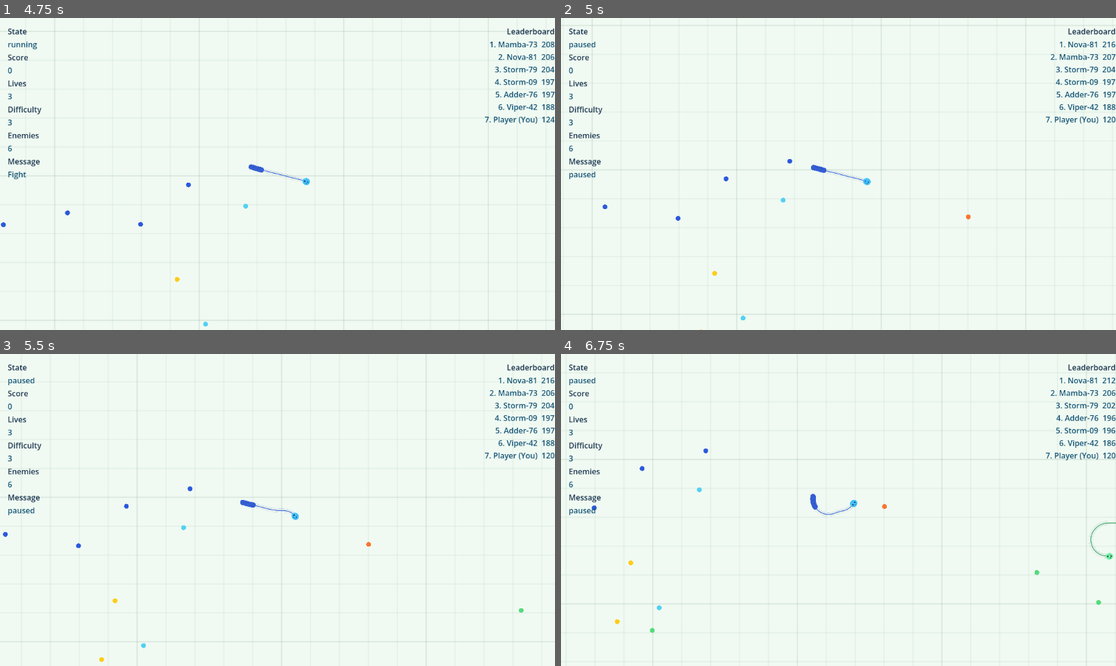
Above: before the commit, frames 1-4 (two rows, left to right).
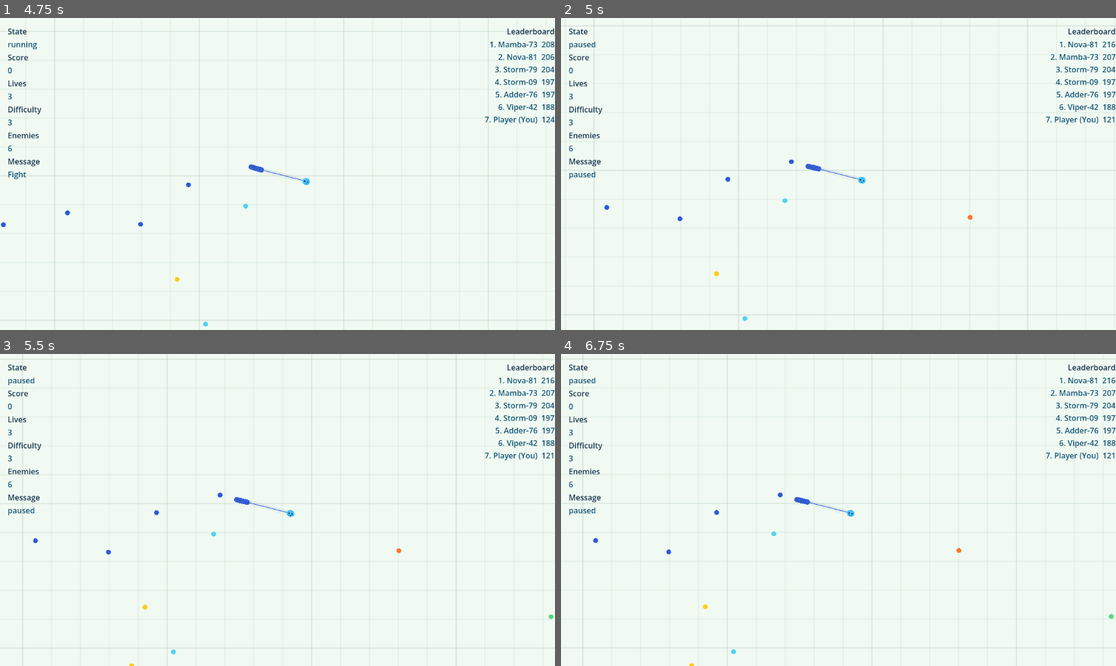
Above: after the commit, the same moments.

Repository: Jlu-waterbrother/snake_combat
Game: Godot game, scene res://scenes/main/main.tscn
Same seed, same stepped clock (60 frames per second), same inputs: the game is played once before the commit and once after it.
Inputs (mouse positions are in pixels of both pictures, inside the frame that each line leads up to):
- Up to frame 1 (4.75 s): click "Start Match" at 0.5 s; tap Enter at 1.25 s; move the mouse to (399, 158) at 1.27 s; hold D (turn_right) 1.28-2 s; hold Shift (boost) 1.28-2 s; click (399, 158) at 1.42 s; drag from (166, 189) to (310, 170) at 2.02 s; move the mouse to (333, 105) at 2.77 s; hold D (turn_right) 2.78-3.5 s; hold Shift (boost) 2.78-3.5 s; click (333, 105) at 2.92 s; drag from (249, 236) to (338, 189) at 3.52 s; move the mouse to (444, 220) at 4.27 s; hold A (turn_left) from 4.28 s (still down); hold Shift (boost) from 4.28 s (still down); click (444, 220) at 4.42 s
- Up to frame 2 (5 s): keep holding A (turn_left); keep holding Shift (boost); tap Escape (pause) at 4.9 s
- Up to frame 3 (5.5 s): release A (turn_left) at 5 s; release Shift (boost) at 5 s; drag from (111, 463) to (155, 609) at 5.02 s
- Up to frame 4 (6.75 s): move the mouse to (866, 510) at 5.77 s; hold A (turn_left) 5.78-6.5 s; hold Shift (boost) 5.78-6.5 s; click (866, 510) at 5.92 s; drag from (755, 432) to (644, 563) at 6.52 s

Frame 1 is identical in both runs. In frame 2, 0.2% of the frame differs, in the area x 5-100%, y 2-100%; in frame 3, 0.5%; in frame 4, 1.0%, in the area x 0-100%, y 1-100%.

Commit message:
移动端操作修复

Diff:
--- a/scripts/main/main.gd
+++ b/scripts/main/main.gd
@@ -11,14 +11,67 @@
 func _ready() -> void:
 	process_mode = Node.PROCESS_MODE_ALWAYS
 	_enforce_mobile_landscape_orientation()
+	_install_mobile_web_landscape_lock()
 	hud.bind_world(world)
 	hud.start_match_requested.connect(_on_start_match_requested)
 	_configure_pre_match_skin_selection()
 
 func _enforce_mobile_landscape_orientation() -> void:
-	if not DisplayServer.is_touchscreen_available():
+	if not _is_touch_controls_environment():
+		return
+	var os_name: String = OS.get_name()
+	if os_name != "Android" and os_name != "iOS":
 		return
 	DisplayServer.screen_set_orientation(DisplayServer.SCREEN_SENSOR_LANDSCAPE)
+
+func _install_mobile_web_landscape_lock() -> void:
+	if OS.get_name() != "Web":
+		return
+	if not _is_touch_controls_environment():
+		return
+	JavaScriptBridge.eval(
+		"""(function () {
+			if (window.__snakeCombatLandscapeHookInstalled) {
+				return;
+			}
+			window.__snakeCombatLandscapeHookInstalled = true;
+			const tryLockLandscape = async () => {
+				try {
+					if (!document.fullscreenElement && document.documentElement.requestFullscreen) {
+						await document.documentElement.requestFullscreen();
+					}
+				} catch (_err) {}
+				try {
+					if (screen.orientation && screen.orientation.lock) {
+						await screen.orientation.lock('landscape');
+					}
+				} catch (_err) {}
+			};
+			document.addEventListener('touchstart', tryLockLandscape, { passive: true });
+			document.addEventListener('pointerdown', tryLockLandscape, { passive: true });
+			document.addEventListener('visibilitychange', function () {
+				if (!document.hidden) {
+					tryLockLandscape();
+				}
+			});
+		}());""",
+		true
+	)
+
+func _is_touch_controls_environment() -> bool:
+	if DisplayServer.is_touchscreen_available():
+		return true
+	if OS.has_feature("mobile"):
+		return true
+	if OS.get_name() != "Web":
+		return false
+	var web_touch_value: Variant = JavaScriptBridge.eval(
+		"('ontouchstart' in window) || ((navigator.maxTouchPoints || 0) > 0) || ((window.matchMedia && window.matchMedia('(pointer: coarse)').matches) || false)",
+		true
+	)
+	if web_touch_value is bool:
+		return web_touch_value
+	return false
 
 func _unhandled_input(event: InputEvent) -> void:
 	if event.is_action_pressed("pause"):
@@ -26,6 +79,10 @@
 
 func _toggle_pause() -> void:
 	_is_paused = not _is_paused
+	if _is_paused:
+		Input.action_release("turn_left")
+		Input.action_release("turn_right")
+		Input.action_release("boost")
 	world.set_pause_state(_is_paused)
 	get_tree().paused = _is_paused
 
--- a/scripts/managers/snake_manager.gd
+++ b/scripts/managers/snake_manager.gd
@@ -80,6 +80,8 @@
 	_rng.randomize()
 
 func _physics_process(delta: float) -> void:
+	if get_tree().paused:
+		return
 	_update_invincibility(delta)
 	_update_enemy_ai(delta)
 	_check_world_bounds()
--- a/scripts/snake/player_snake.gd
+++ b/scripts/snake/player_snake.gd
@@ -94,6 +94,8 @@
 func _physics_process(delta: float) -> void:
 	if _is_dead:
 		return
+	if get_tree().paused:
+		return
 
 	var base_speed_raw: float = _config_number("base_speed", default_base_speed)
 	var boost_speed_raw: float = _config_number("boost_speed", default_boost_speed)
@@ -246,10 +248,25 @@
 func _uses_desktop_mouse_controls() -> bool:
 	if not enable_desktop_mouse_controls:
 		return false
-	if DisplayServer.is_touchscreen_available():
+	if _is_touch_controls_environment():
 		return false
 	var os_name: String = OS.get_name()
 	return os_name != "Android" and os_name != "iOS"
+
+func _is_touch_controls_environment() -> bool:
+	if DisplayServer.is_touchscreen_available():
+		return true
+	if OS.has_feature("mobile"):
+		return true
+	if OS.get_name() != "Web":
+		return false
+	var web_touch_value: Variant = JavaScriptBridge.eval(
+		"('ontouchstart' in window) || ((navigator.maxTouchPoints || 0) > 0) || ((window.matchMedia && window.matchMedia('(pointer: coarse)').matches) || false)",
+		true
+	)
+	if web_touch_value is bool:
+		return web_touch_value
+	return false
 
 func _coiling_contraction_factor(turn_amount: float) -> float:
 	var threshold: float = clamp(coiling_turn_threshold, 0.0, 0.99)
--- a/scripts/ui/hud.gd
+++ b/scripts/ui/hud.gd
@@ -79,10 +79,7 @@
 	_control_uses_mouse.clear()
 	control_select.clear()
 
-	var os_name: String = OS.get_name()
-	var has_touchscreen: bool = DisplayServer.is_touchscreen_available()
-	var force_touch_controls: bool = os_name == "Android" or os_name == "iOS" or (os_name == "Web" and has_touchscreen)
-	if force_touch_controls:
+	if _is_touch_controls_environment():
 		control_select.add_item("Touch")
 		_control_uses_mouse.append(false)
 		control_select.disabled = true
@@ -227,3 +224,18 @@
 	control.add_theme_color_override("font_pressed_color", base_color.darkened(0.12))
 	control.add_theme_color_override("font_focus_color", base_color)
 	control.add_theme_color_override("font_disabled_color", base_color.darkened(0.35))
+
+func _is_touch_controls_environment() -> bool:
+	if DisplayServer.is_touchscreen_available():
+		return true
+	if OS.has_feature("mobile"):
+		return true
+	if OS.get_name() != "Web":
+		return false
+	var web_touch_value: Variant = JavaScriptBridge.eval(
+		"('ontouchstart' in window) || ((navigator.maxTouchPoints || 0) > 0) || ((window.matchMedia && window.matchMedia('(pointer: coarse)').matches) || false)",
+		true
+	)
+	if web_touch_value is bool:
+		return web_touch_value
+	return false
--- a/scripts/ui/mobile_controls.gd
+++ b/scripts/ui/mobile_controls.gd
@@ -15,24 +15,35 @@
 var _pressed_left: bool = false
 var _pressed_right: bool = false
 var _pressed_boost: bool = false
+var _mouse_joystick_active: bool = false
+var _mouse_boost_active: bool = false
 
 func _ready() -> void:
-	_controls_enabled = DisplayServer.is_touchscreen_available()
+	_controls_enabled = _is_touch_controls_environment()
 	visible = _controls_enabled
 	_reset_knob()
 
-func _unhandled_input(event: InputEvent) -> void:
+func _input(event: InputEvent) -> void:
 	if not _controls_enabled:
+		return
+	if get_tree().paused:
 		return
 
 	if event is InputEventScreenTouch:
 		_handle_screen_touch(event)
 	elif event is InputEventScreenDrag:
 		_handle_screen_drag(event)
+	elif event is InputEventMouseButton:
+		_handle_mouse_button(event)
+	elif event is InputEventMouseMotion:
+		_handle_mouse_motion(event)
 
 func _physics_process(_delta: float) -> void:
 	if not _controls_enabled:
 		return
+	if get_tree().paused:
+		_turn_input = 0.0
+		_boosting = false
 	_apply_actions()
 
 func _handle_screen_touch(event: InputEventScreenTouch) -> void:
@@ -60,6 +71,38 @@
 
 func _handle_screen_drag(event: InputEventScreenDrag) -> void:
 	if event.index == _joystick_touch_id:
+		_update_joystick(event.position)
+
+func _handle_mouse_button(event: InputEventMouseButton) -> void:
+	if not _allows_mouse_touch_fallback():
+		return
+	if event.button_index != MOUSE_BUTTON_LEFT:
+		return
+
+	var pointer_position: Vector2 = event.position
+	if event.pressed:
+		if joystick_zone.get_global_rect().has_point(pointer_position):
+			_mouse_joystick_active = true
+			_update_joystick(pointer_position)
+			return
+		if boost_zone.get_global_rect().has_point(pointer_position):
+			_mouse_boost_active = true
+			_boosting = true
+			return
+		return
+
+	if _mouse_joystick_active:
+		_mouse_joystick_active = false
+		_turn_input = 0.0
+		_reset_knob()
+	if _mouse_boost_active:
+		_mouse_boost_active = false
+		_boosting = false
+
+func _handle_mouse_motion(event: InputEventMouseMotion) -> void:
+	if not _allows_mouse_touch_fallback():
+		return
+	if _mouse_joystick_active:
 		_update_joystick(event.position)
 
 func _update_joystick(touch_position: Vector2) -> void:
@@ -99,3 +142,21 @@
 	elif _pressed_boost:
 		Input.action_release("boost")
 		_pressed_boost = false
+
+func _is_touch_controls_environment() -> bool:
+	if DisplayServer.is_touchscreen_available():
+		return true
+	if OS.has_feature("mobile"):
+		return true
+	if OS.get_name() != "Web":
+		return false
+	var web_touch_value: Variant = JavaScriptBridge.eval(
+		"('ontouchstart' in window) || ((navigator.maxTouchPoints || 0) > 0) || ((window.matchMedia && window.matchMedia('(pointer: coarse)').matches) || false)",
+		true
+	)
+	if web_touch_value is bool:
+		return web_touch_value
+	return false
+
+func _allows_mouse_touch_fallback() -> bool:
+	return OS.get_name() == "Web"
--- a/scripts/world/world.gd
+++ b/scripts/world/world.gd
@@ -107,6 +107,8 @@
 	draw_arc(Vector2.ZERO, warning_radius, 0.0, TAU, 256, boundary_inner_color, max(line_width * 0.5, 2.0), true)
 
 func _physics_process(delta: float) -> void:
+	if get_tree().paused:
+		return
 	_update_dynamic_difficulty(delta)
 	_emit_leaderboard_if_changed()
 
